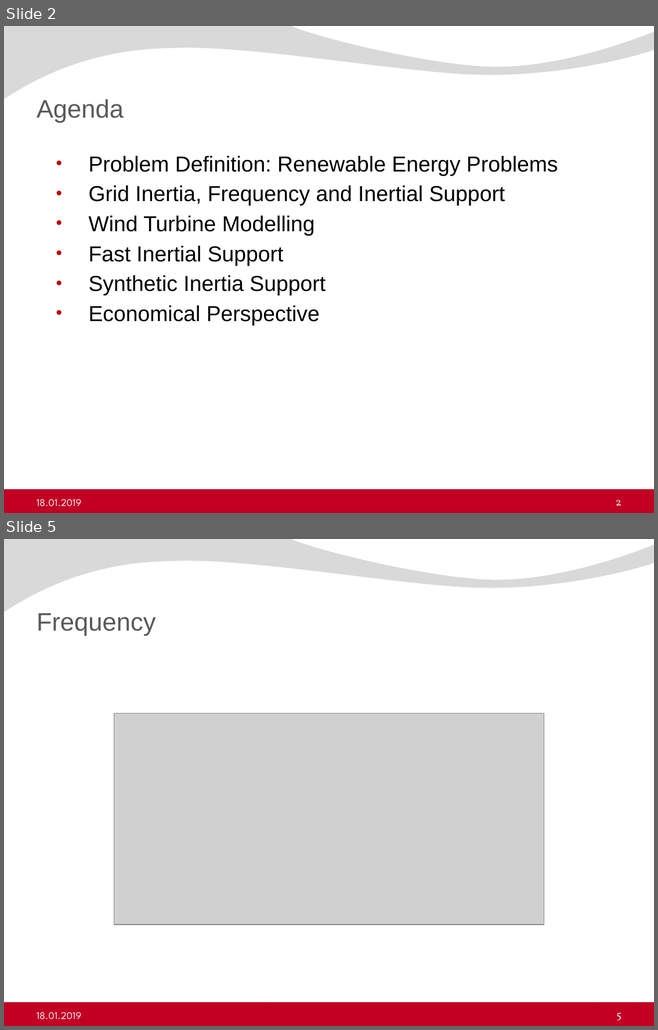
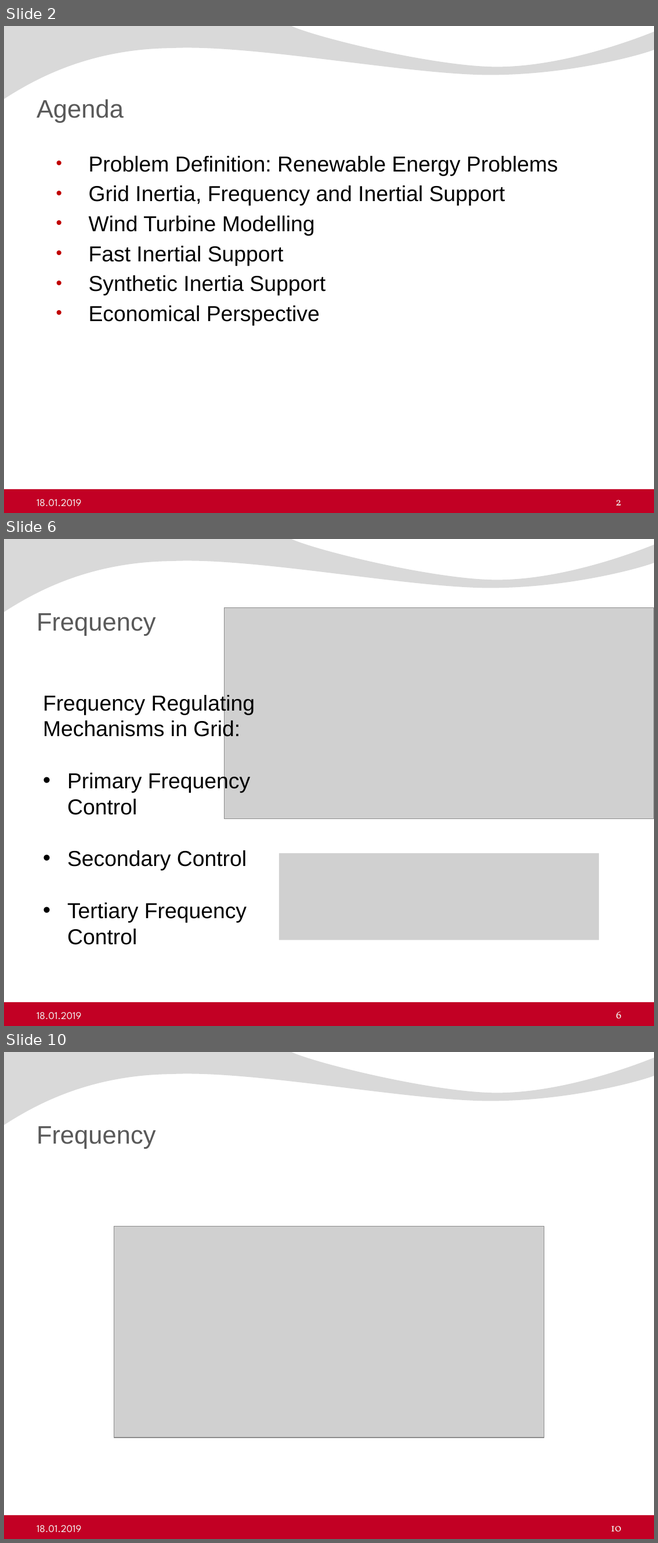
Before and after one commit to ErencanDuymaz/Research, a slide deck: Thesis/Thesis Defence/Erencan_Duymaz_thesis_defence.pptx. Shown one above the other, each under a label of ours: slides 2 and 5 before the commit, slides 2, 6 and 10 after it; the slides between them are not shown. The pictures are 658x1030 and 658x1543 pixels, drawn with LibreOffice and Linux fonts; fonts in the diff are those of the drawing; grey boxes stand for pictures; background and template pictures are left out. Boxes give left, top, right and bottom in pixels: in the first picture for what was removed or moved away, otherwise in the second. Text is boxed around its words. In the diff, an @@ line names an element or a change of style, - is before the commit and + after.

```diff
--- a/Thesis/Thesis Defence/Erencan_Duymaz_thesis_defence.pptx
+++ b/Thesis/Thesis Defence/Erencan_Duymaz_thesis_defence.pptx
@@ slide 6 added at box(4, 539, 654, 1026), background #FFFFFF; not listed: 2 template elements that a slide beside it also shows @@
@@ picture added at box(224, 608, 654, 819) @@
@@ title added at box(36, 613, 156, 636), 28 pt, text #595959 @@
+Frequency
@@ text added at box(43, 693, 255, 945), 24 pt, text #000000 @@
+Frequency Regulating Mechanisms in Grid:
+• Primary Frequency Control
+• Secondary Control
+• Tertiary Frequency Control
@@ picture added at box(279, 853, 598, 940) @@
@@ text added at box(36, 1012, 81, 1019), 11.5 pt, text #F2F2F2 @@
+18.01.2019
@@ page number added at box(616, 1012, 621, 1019), 12 pt, text #F2F2F2 @@
+6
@@ what was slide 5 is now slide 10 @@
@@ page number at box(611, 1526, 621, 1532): text changed @@
-5
+10
```
Also in this commit, not shown: 6 slides changed, 7 other slides added, 8 other files.
